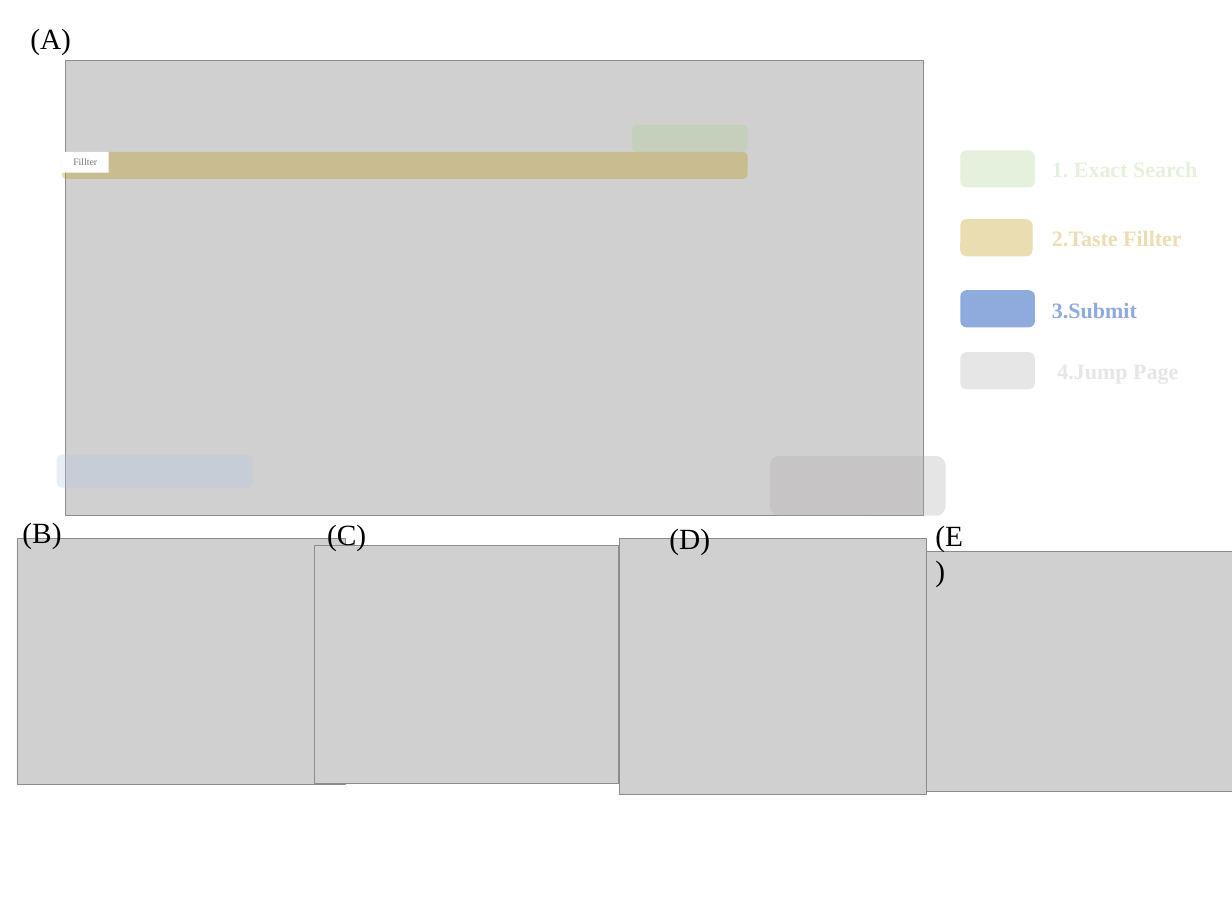
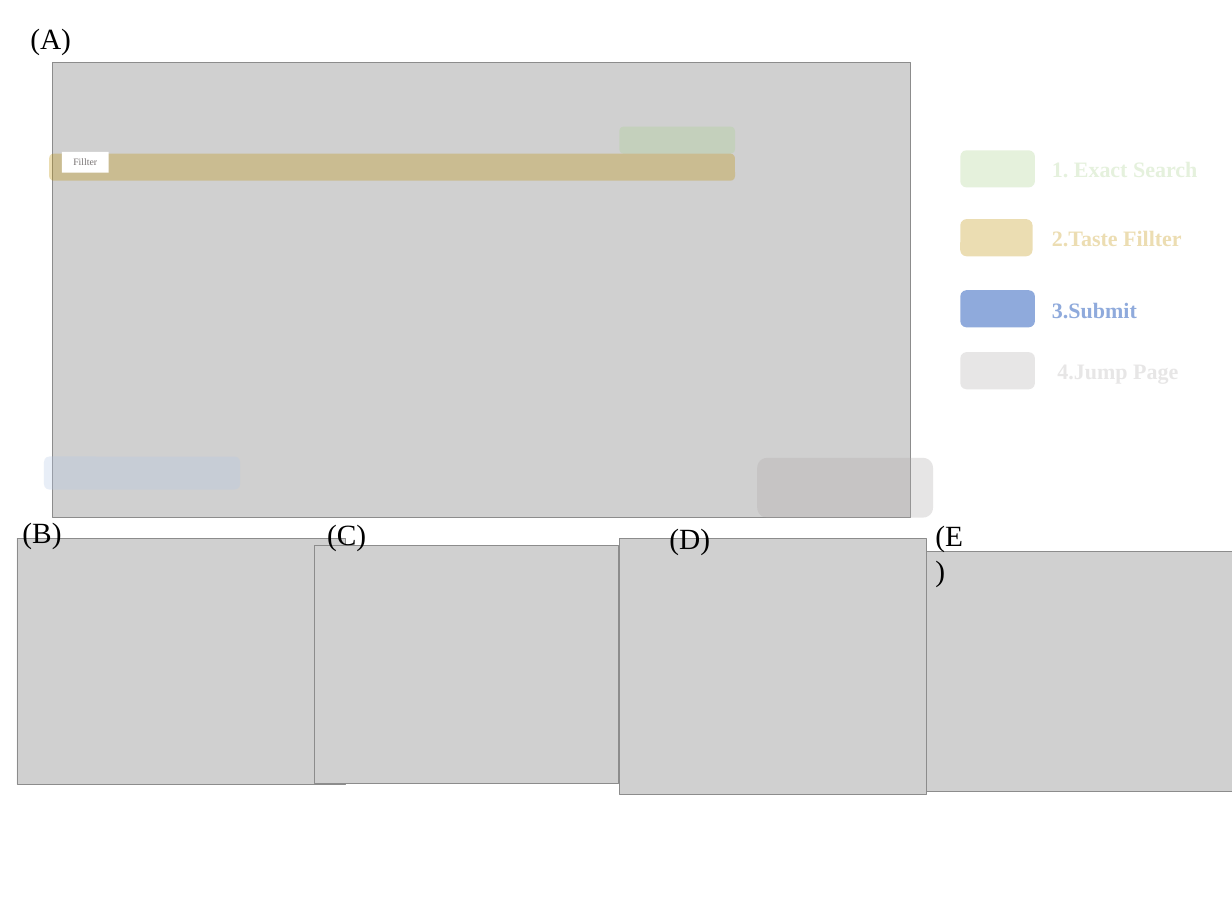
Before and after one commit to SynchronyML/TastePeptidesDB, a slide deck: slide 4 of Umami_YYDS/Paper_Fig/TastePeptidesDB/科学配图展示.pptx. Drawn at 1232x924 pixels with LibreOffice and Linux fonts; fonts in the diff are those of the drawing; grey boxes stand for pictures. Boxes give left, top, right and bottom in pixels: in the first picture for what was removed or moved away, otherwise in the second. Text is boxed around its words. In the diff, an @@ line names an element or a change of style, - is before the commit and + after.

```diff
--- a/Umami_YYDS/Paper_Fig/TastePeptidesDB/科学配图展示.pptx
+++ b/Umami_YYDS/Paper_Fig/TastePeptidesDB/科学配图展示.pptx
@@ rounded rectangle: place and size @@
-rounded rectangle at (62, 152, 747, 180)
+rounded rectangle at (49, 154, 735, 181)
@@ 2 rounded rectangles, 1 picture: place and size @@
-2 rounded rectangles, 1 picture at (56, 61, 923, 517)
+2 rounded rectangles, 1 picture at (44, 62, 911, 518)
@@ rounded rectangle: place and size @@
-rounded rectangle at (770, 456, 946, 516)
+rounded rectangle at (757, 458, 933, 517)
```
Also in this commit, not shown: 2 other slides changed, 1 slide added, 1 slide removed, 53 other files.
